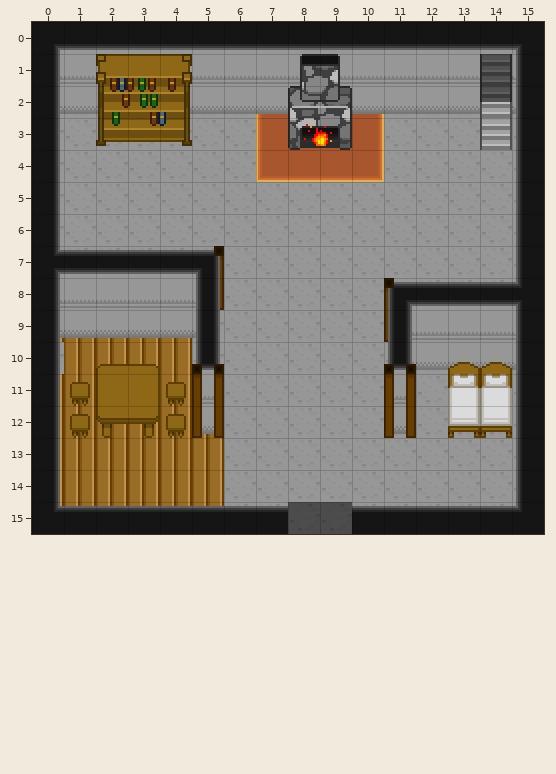
Tiled map, stored at FriendsWithMonsters/android/assets/tilemaps/4.tmx. This is how it looked before the edit.
Cells are 16x16 px. Shown: x 0..15, y 0..15.
New version:
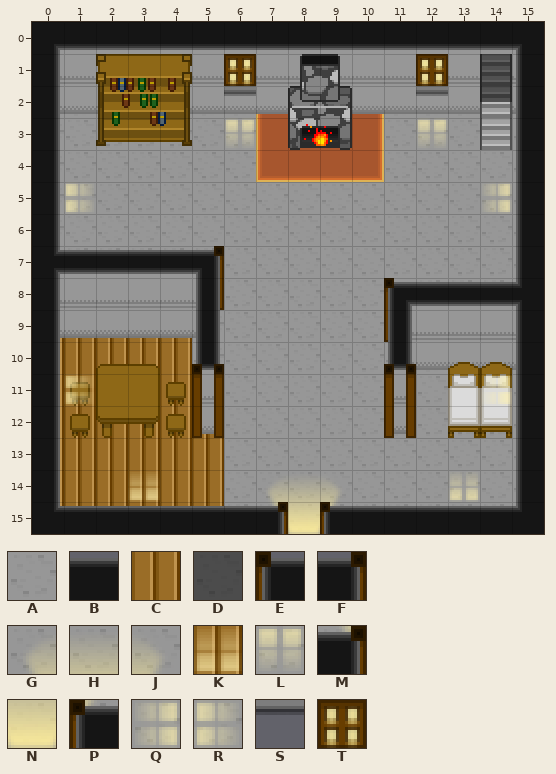
Key: from "limbusdev_world": A 217, B 351, C 534, D 602; from "limbusdev_world2": E 1177, F 1178, G 2341, H 2342, J 2343, K 2344, L 2345, M 2405, N 2406, P 2407, Q 2408, R 2409, S 2472, T 2473.
_ is an empty cell, . an unchanged one.
Tiles of an added or newly shown layer are drawn over the layers below it.
See-through tiles are keyed as they look on the map.
Edits made:
--- layer "ground1"
@@ x 0..0 @@
-10 A
+10 C
--- layer "walls1"
@@ x 8..9 @@
-15 DD
+15 __
--- layer "objects1"
@@ x 6..12 @@
- 1 _....._
- 2 _....._
+ 1 T.....T
+ 2 S.....S
--- layer "lights1" (added)
@@ x 6..12 @@
- 3 _....._
+ 3 L.....L
@@ x 1..14 @@
- 5 _............_
+ 5 R............Q
@@ x 1..14 @@
-11 _............_
+11 R............Q
@@ x 3..13 @@
-14 _...___..._
-15 ....___....
+14 K...GHJ...K
+15 ....MNP....
--- layer "tops1"
@@ x 7..9 @@
-15 B._
+15 F.E
